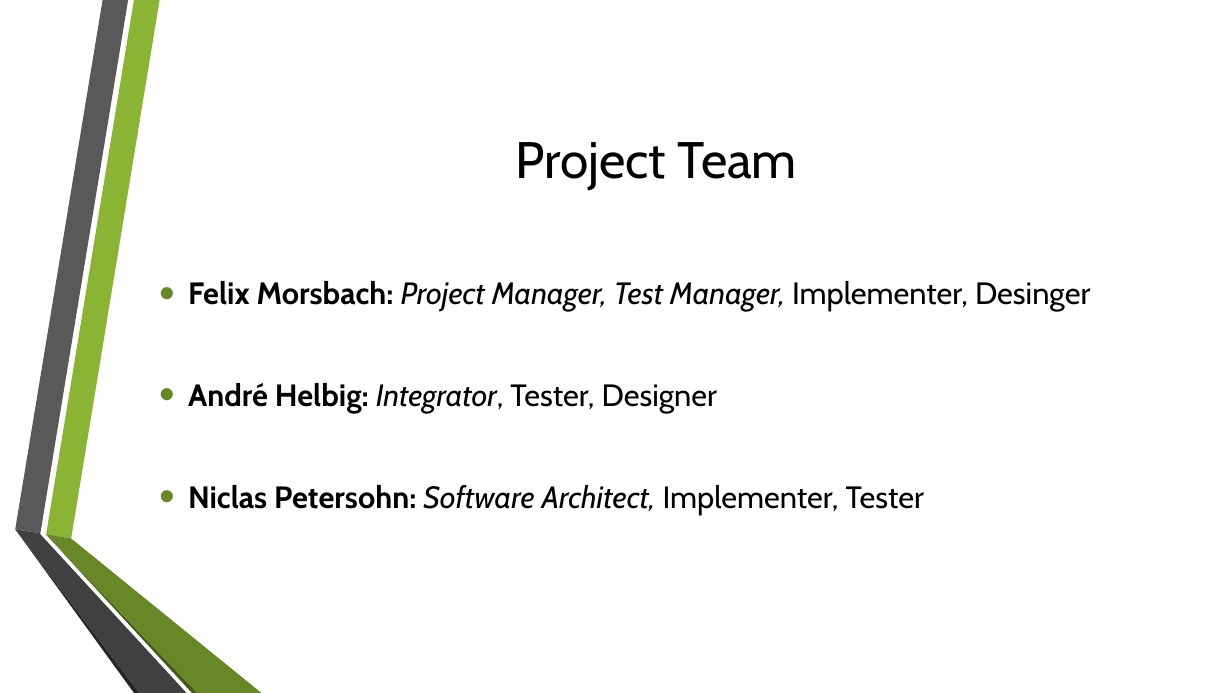
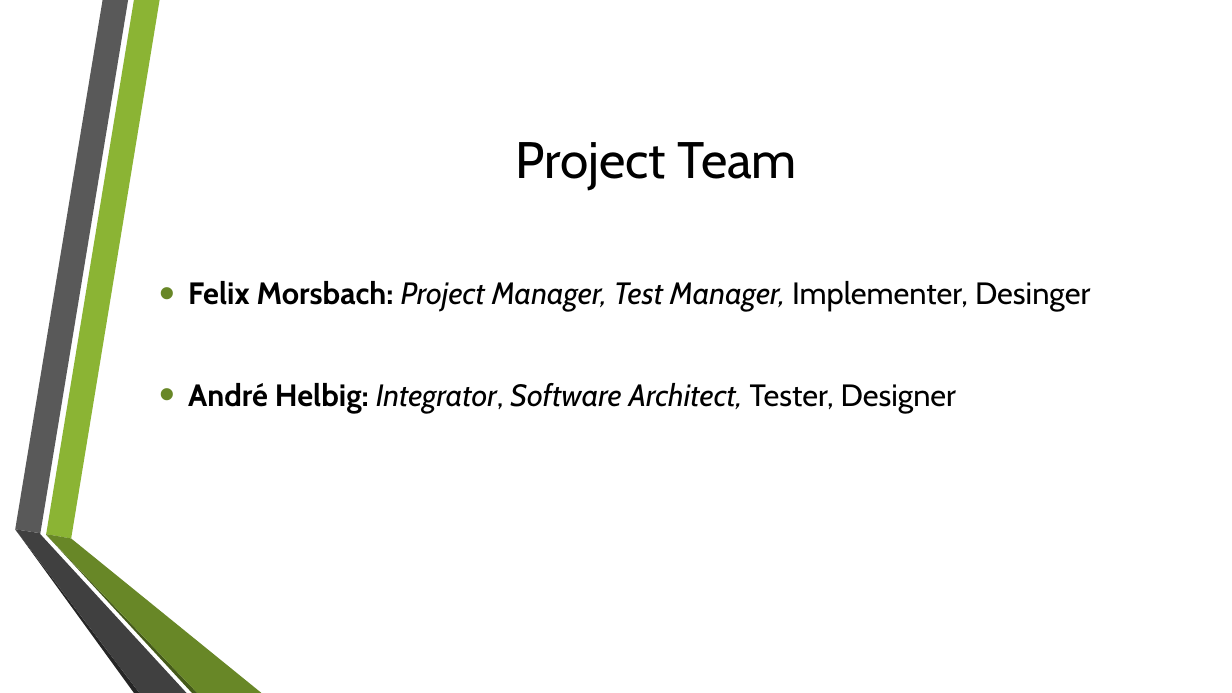
Before and after one commit to GamingBets/documents, a slide deck: slide 9 of Gaming-Bets.pptx (slide 6 before the commit). Drawn at 1232x693 pixels with LibreOffice and Linux fonts; fonts in the diff are those of the drawing; background and template pictures are left out. Boxes give left, top, right and bottom in pixels: in the first picture for what was removed or moved away, otherwise in the second. Text is boxed around its words. In the diff, an @@ line names an element or a change of style, - is before the commit and + after.

Commit message:
Updated PPT with Project Management stuff

```diff
--- a/Gaming-Bets.pptx
+++ b/Gaming-Bets.pptx
@@ text at box(188, 383, 956, 413): text changed @@
-• André Helbig: Integrator, Tester, Designer
-• Niclas Petersohn: Software Architect, Implementer, Tester
+• André Helbig: Integrator, Software Architect, Tester, Designer
```
Also in this commit, not shown: 4 other slides changed, 7 slides added, 1 slide removed, 4 other files.
